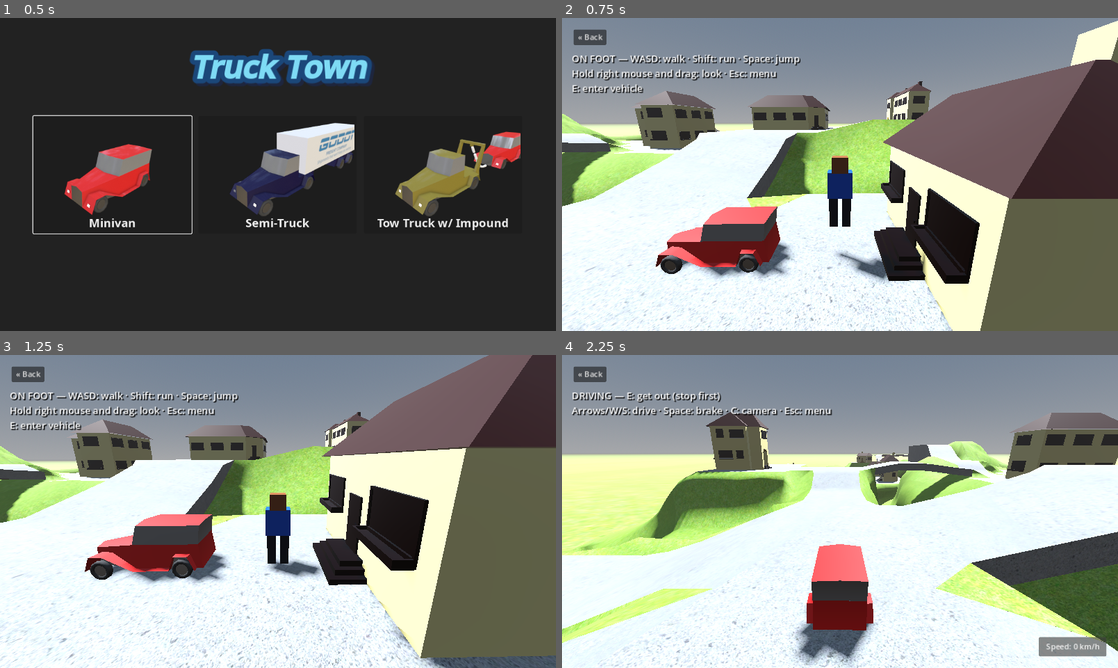
Above: before the commit, frames 1-4 (two rows, left to right).
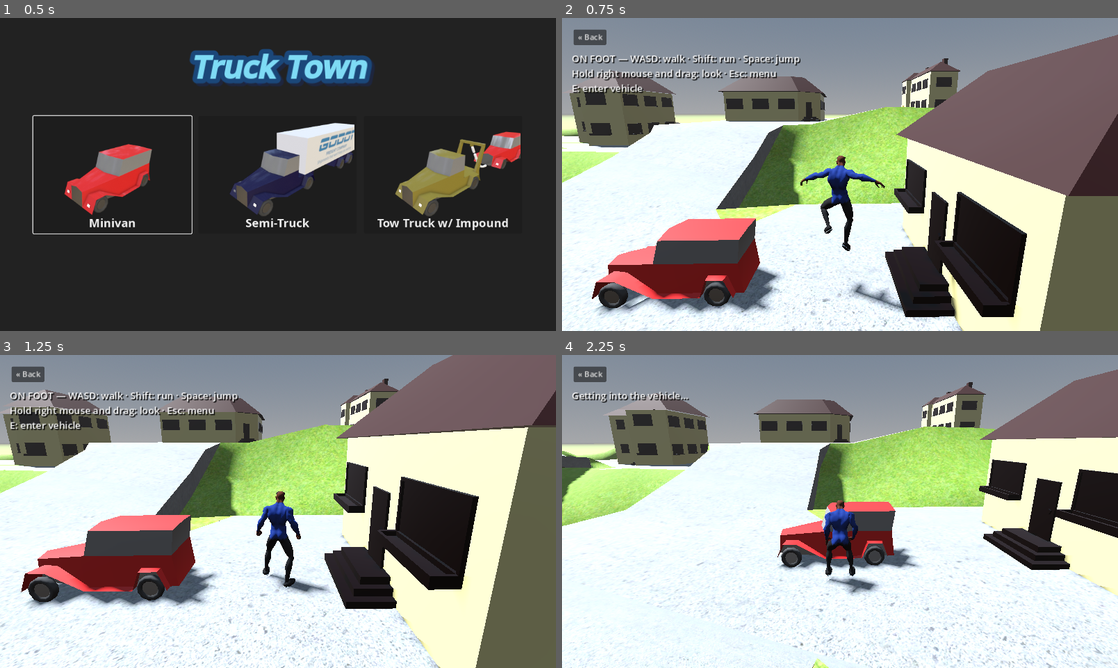
Above: after the commit, the same moments.

Repository: cyberokasha-dev/Nottingham-city
Game: Godot game, scene res://car_select/car_select.tscn
The game is run twice, just before and just after one commit, with the same random seed, the same clock (stepped at 60 frames per second) and the same inputs.
Inputs (mouse positions are in pixels of both pictures, inside the frame that each line leads up to):
- Up to frame 1 (0.5 s): no input
- Up to frame 2 (0.75 s): click (673, 174) at 0.5 s
- Up to frame 3 (1.25 s): no input
- Up to frame 4 (2.25 s): move the mouse to (962, 495) at 1.27 s; hold D (turn_right) 1.28-2 s; hold Space (jump) 1.28-2 s; tap E (interact) at 1.35 s; click (962, 495) at 1.42 s; click (1073, 646) at 2 s, where only the run before the commit has a clickable "Speed: 0.1 m/s"

Frame 1 is identical in both runs. In frame 2, 43% of the frame differs, in the area x 0-100%, y 0-100%; in frame 3, 45%; in frame 4, 55%, in the area x 0-100%, y 4-100%.

Commit message:
Replace box character with animated human, hands and smooth vehicle transitions

Diff:
--- a/player/player.gd
+++ b/player/player.gd
@@ -1,12 +1,13 @@
 extends CharacterBody3D
 
-const WALK_SPEED := 4.0
-const RUN_SPEED := 7.0
+const WALK_SPEED := 2.4
+const RUN_SPEED := 5.5
 const INTERACT_DISTANCE := 4.0
 const EXIT_SPEED := 1.0
 
 var vehicle: VehicleBody3D
 var driving := false
+var transitioning := false
 var camera: Camera3D
 var pivot: Node3D
 var visual: Node3D
@@ -16,8 +17,11 @@
 var pitch := -0.25
 var message := ""
 var message_time := 0.0
-var walk_time := 0.0
-var legs: Array[Node3D] = []
+var animator: AnimationPlayer
+var current_clip := ""
+var was_grounded := false
+var landing_time := 0.0
+var camera_blend: Camera3D
 
 func _ready() -> void:
 	for action in {"walk_forward": KEY_W, "walk_back": KEY_S, "walk_left": KEY_A, "walk_right": KEY_D, "sprint": KEY_SHIFT, "jump": KEY_SPACE, "interact": KEY_E}:
@@ -35,14 +39,14 @@
 	add_child(collider)
 	visual = Node3D.new()
 	add_child(visual)
-	_add_mesh(visual, Vector3(0, 1.15, 0), Vector3(0.6, 0.65, 0.35), Color(0.1, 0.35, 0.8))
-	_add_mesh(visual, Vector3(0, 1.65, 0), Vector3(0.38, 0.38, 0.38), Color(0.55, 0.32, 0.18))
-	for x in [-0.16, 0.16]:
-		var leg := Node3D.new()
-		leg.position = Vector3(x, 0.85, 0)
-		visual.add_child(leg)
-		_add_mesh(leg, Vector3(0, -0.4, 0), Vector3(0.22, 0.8, 0.25), Color(0.08, 0.1, 0.15))
-		legs.append(leg)
+	var model := preload("res://player/models/human.glb").instantiate()
+	# glTF character faces +Z; movement and the chase camera use -Z.
+	model.rotation.y = PI
+	visual.add_child(model)
+	animator = model.get_node("AnimationPlayer")
+	for clip in ["idle", "walk", "run", "jump_air", "seated"]:
+		animator.get_animation(clip).loop_mode = Animation.LOOP_LINEAR
+	_play_clip("idle")
 	pivot = Node3D.new()
 	pivot.position.y = 1.4
 	add_child(pivot)
@@ -53,8 +57,13 @@
 	pivot.add_child(arm)
 	camera = Camera3D.new()
 	camera.near = 0.1
+	camera.fov = 60.0
 	arm.add_child(camera)
 	camera.make_current()
+	camera_blend = Camera3D.new()
+	camera_blend.set_as_top_level(true)
+	camera_blend.near = 0.1
+	add_child(camera_blend)
 	var hud := CanvasLayer.new()
 	add_child(hud)
 	prompt = Label.new()
@@ -67,49 +76,67 @@
 	vehicle.set_driver_active(false)
 	global_position = vehicle.global_position + Vector3(3, 1, 0)
 
-func _add_mesh(parent: Node3D, pos: Vector3, size: Vector3, color: Color) -> void:
-	var mesh := MeshInstance3D.new()
-	var box := BoxMesh.new()
-	box.size = size
-	mesh.mesh = box
-	mesh.position = pos
-	var material := StandardMaterial3D.new()
-	material.albedo_color = color
-	mesh.material_override = material
-	parent.add_child(mesh)
+func _play_clip(clip: String, blend := 0.16) -> void:
+	if current_clip != clip:
+		current_clip = clip
+		animator.speed_scale = 1.0
+		animator.play(clip, blend)
 
 func _unhandled_input(event: InputEvent) -> void:
-	if not driving and event is InputEventMouseMotion and Input.is_mouse_button_pressed(MOUSE_BUTTON_RIGHT):
+	if not driving and not transitioning and event is InputEventMouseMotion and Input.is_mouse_button_pressed(MOUSE_BUTTON_RIGHT):
 		yaw -= event.relative.x * 0.005
 		pitch = clampf(pitch - event.relative.y * 0.005, -1.0, 0.3)
 
 func _physics_process(delta: float) -> void:
 	message_time = maxf(0.0, message_time - delta)
+	if transitioning:
+		prompt.text = "Getting into the vehicle…" if not driving else "Getting out…"
+		return
 	if Input.is_action_just_pressed("interact"):
 		if driving:
 			try_exit()
 		else:
 			try_enter()
+	if transitioning:
+		return
 	if driving:
 		global_position = vehicle.global_position
 		prompt.text = "DRIVING — E: get out (stop first)\nArrows/W/S: drive · Space: brake · C: camera · Esc: menu"
 	else:
-		pivot.rotation = Vector3(pitch, yaw, 0)
+		pivot.rotation.x = lerpf(pivot.rotation.x, pitch, 1.0 - exp(-12.0 * delta))
+		pivot.rotation.y = lerp_angle(pivot.rotation.y, yaw, 1.0 - exp(-12.0 * delta))
 		var input := Input.get_vector("walk_left", "walk_right", "walk_forward", "walk_back")
 		var direction := Basis(Vector3.UP, yaw) * Vector3(input.x, 0, input.y)
 		var speed := RUN_SPEED if Input.is_action_pressed("sprint") else WALK_SPEED
-		velocity.x = direction.x * speed
-		velocity.z = direction.z * speed
+		velocity.x = move_toward(velocity.x, direction.x * speed, 16.0 * delta)
+		velocity.z = move_toward(velocity.z, direction.z * speed, 16.0 * delta)
+		var jumped := false
 		if not is_on_floor():
 			velocity.y -= 20.0 * delta
 		elif Input.is_action_just_pressed("jump"):
 			velocity.y = 6.0
+			jumped = true
 		move_and_slide()
+		landing_time = maxf(landing_time - delta, 0.0)
+		if is_on_floor() and not was_grounded:
+			landing_time = 0.2
+		was_grounded = is_on_floor()
 		if direction.length_squared() > 0.01:
 			visual.rotation.y = lerp_angle(visual.rotation.y, atan2(-direction.x, -direction.z), 12.0 * delta)
-			walk_time += delta * speed * 2.0
-		for i in range(legs.size()):
-			legs[i].rotation.x = sin(walk_time + i * PI) * 0.5 if direction.length_squared() > 0.01 else 0.0
+		var horizontal_speed := Vector2(velocity.x, velocity.z).length()
+		if jumped:
+			_play_clip("jump_start", 0.08)
+		elif not is_on_floor():
+			if current_clip != "jump_start" or animator.current_animation_position > 0.18:
+				_play_clip("jump_air", 0.12)
+		elif landing_time > 0.0:
+			_play_clip("land", 0.08)
+		elif horizontal_speed > 0.15:
+			var running := horizontal_speed > WALK_SPEED + 0.3
+			_play_clip("run" if running else "walk")
+			animator.speed_scale = clampf(horizontal_speed / (RUN_SPEED if running else WALK_SPEED), 0.65, 1.2)
+		else:
+			_play_clip("idle")
 		prompt.text = "ON FOOT — WASD: walk · Shift: run · Space: jump\nHold right mouse and drag: look · Esc: menu"
 		if global_position.distance_to(vehicle.global_position) <= INTERACT_DISTANCE:
 			prompt.text += "\nE: enter vehicle"
@@ -120,26 +147,27 @@
 		prompt.text += "\n" + message
 
 func try_enter() -> bool:
+	if transitioning or driving:
+		return false
 	if global_position.distance_to(vehicle.global_position) > INTERACT_DISTANCE:
 		return false
 	if vehicle.linear_velocity.length() > EXIT_SPEED:
 		_notify("Wait for the vehicle to stop.")
 		return false
-	driving = true
-	velocity = Vector3.ZERO
-	collider.disabled = true
-	visual.hide()
-	vehicle.set_driver_active(true)
-	vehicle.get_node("CameraBase/Camera3D").make_current()
-	get_parent().get_node("Spedometer").show()
+	var side := _clear_side_position()
+	if side.is_empty():
+		_notify("Move to an open side of the vehicle.")
+		return false
+	transitioning = true
+	_begin_enter(side.position)
 	return true
 
-func try_exit() -> bool:
-	if vehicle.linear_velocity.length() > EXIT_SPEED:
-		_notify("Stop the vehicle before getting out.")
-		return false
+func _clear_side_position() -> Dictionary:
 	# Check both sides; require ground and enough room for the whole character.
-	for side in [1.0, -1.0]:
+	var nearest := signf((global_position - vehicle.global_position).dot(vehicle.global_basis.x))
+	if is_zero_approx(nearest):
+		nearest = 1.0
+	for side in [nearest, -nearest]:
 		var candidate: Vector3 = vehicle.global_position + vehicle.global_basis.x.normalized() * side * 2.5
 		var ray := PhysicsRayQueryParameters3D.create(candidate + Vector3.UP * 3, candidate + Vector3.DOWN * 5)
 		ray.exclude = [vehicle.get_rid(), get_rid()]
@@ -153,17 +181,78 @@
 		query.exclude = [get_rid()]
 		if not get_world_3d().direct_space_state.intersect_shape(query).is_empty():
 			continue
-		driving = false
-		vehicle.park()
-		global_position = feet
-		velocity = Vector3.ZERO
-		collider.disabled = false
-		visual.show()
-		camera.make_current()
-		get_parent().get_node("Spedometer").hide()
-		return true
-	_notify("No safe space beside the vehicle. Move to an open road.")
-	return false
+		return {"position": feet}
+	return {}
+
+func _begin_enter(door_position: Vector3) -> void:
+	velocity = Vector3.ZERO
+	vehicle.park()
+	collider.disabled = true
+	_play_clip("walk", 0.12)
+	var toward := vehicle.global_position - door_position
+	var facing := atan2(-toward.x, -toward.z)
+	var approach := create_tween().set_process_mode(Tween.TWEEN_PROCESS_PHYSICS).set_parallel(true)
+	approach.set_trans(Tween.TRANS_SINE).set_ease(Tween.EASE_IN_OUT)
+	approach.tween_property(self, "global_position", door_position, 0.35)
+	approach.tween_property(visual, "rotation:y", visual.rotation.y + wrapf(facing - visual.rotation.y, -PI, PI), 0.35)
+	await approach.finished
+	_play_clip("enter", 0.12)
+	var target: Vector3 = door_position.lerp(vehicle.global_position, 0.42)
+	target.y = door_position.y
+	var sit := create_tween().set_process_mode(Tween.TWEEN_PROCESS_PHYSICS).set_trans(Tween.TRANS_SINE).set_ease(Tween.EASE_IN_OUT)
+	sit.tween_property(self, "global_position", target, 0.55)
+	await sit.finished
+	visual.hide()
+	_play_clip("seated")
+	await _blend_camera(vehicle.get_node("CameraBase/Camera3D"))
+	driving = true
+	vehicle.set_driver_active(true)
+	get_parent().get_node("Spedometer").show()
+	transitioning = false
+
+func try_exit() -> bool:
+	if transitioning or not driving:
+		return false
+	if vehicle.linear_velocity.length() > EXIT_SPEED:
+		_notify("Stop the vehicle before getting out.")
+		return false
+	var side := _clear_side_position()
+	if side.is_empty():
+		_notify("No safe space beside the vehicle. Move to an open road.")
+		return false
+	transitioning = true
+	_begin_exit(side.position)
+	return true
+
+func _begin_exit(feet: Vector3) -> void:
+	vehicle.park()
+	global_position = feet
+	velocity = Vector3.ZERO
+	visual.show()
+	var outward := feet - vehicle.global_position
+	visual.rotation.y = atan2(-outward.x, -outward.z)
+	_play_clip("exit", 0.08)
+	await _blend_camera(camera)
+	await get_tree().create_timer(0.35, false, true).timeout
+	collider.disabled = false
+	driving = false
+	was_grounded = true
+	landing_time = 0.0
+	_play_clip("idle")
+	get_parent().get_node("Spedometer").hide()
+	transitioning = false
+
+func _blend_camera(target: Camera3D) -> void:
+	var previous := get_viewport().get_camera_3d()
+	camera_blend.global_transform = previous.global_transform
+	camera_blend.fov = previous.fov
+	camera_blend.make_current()
+	var blend := create_tween().set_process_mode(Tween.TWEEN_PROCESS_PHYSICS).set_parallel(true)
+	blend.set_trans(Tween.TRANS_SINE).set_ease(Tween.EASE_IN_OUT)
+	blend.tween_property(camera_blend, "global_transform", target.global_transform, 0.3)
+	blend.tween_property(camera_blend, "fov", target.fov, 0.3)
+	await blend.finished
+	target.make_current()
 
 func _notify(text: String) -> void:
 	message = text
--- a/tests/smoke.gd
+++ b/tests/smoke.gd
@@ -21,10 +21,16 @@
             return
         if not check(player.is_on_floor(), "Character settles on town ground: " + choice):
             return
+        var skeleton = player.visual.find_child("Skeleton3D", true, false)
+        if not check(skeleton.get_bone_count() >= 65 and skeleton.find_bone("hand_l") >= 0 and skeleton.find_bone("index_03_r") >= 0, "Human has articulated hands and fingers"):
+            return
+        for clip in ["idle", "walk", "run", "jump_start", "jump_air", "land", "enter", "exit"]:
+            if not check(player.animator.has_animation(clip), "Imported motion: " + clip):
+                return
         var before = player.global_position
         Input.action_press("walk_forward")
         Input.action_press("accelerate")
-        for i in range(20):
+        for i in range(35):
             await physics_frame
         Input.action_release("walk_forward")
         Input.action_release("accelerate")
@@ -44,6 +50,14 @@
         player.global_position = vehicle.global_position + Vector3(2, 0, 0)
         if not check(player.try_enter(), "Enter nearby car"):
             return
+        if not check(not player.try_enter() and not player.try_exit(), "Repeated interaction is ignored during entry"):
+            return
+        if not check(player.transitioning and not vehicle.driver_active, "Entry locks controls before seating"):
+            return
+        for i in range(300):
+            await physics_frame
+            if not player.transitioning:
+                break
         if not check(player.driving and player.collider.disabled and not player.visual.visible and vehicle.driver_active, "Driving state owns controls"):
             return
         Input.action_press("accelerate")
@@ -60,6 +74,10 @@
         Input.action_release("jump")
         if not check(player.try_exit(), "Exit safely beside stopped car"):
             return
+        for i in range(180):
+            await physics_frame
+            if not player.transitioning:
+                break
         if not check(not player.driving and not player.collider.disabled and player.visual.visible and player.camera.current and not vehicle.driver_active, "Exit restores walking and parks car"):
             return
         for i in range(30):
@@ -67,6 +85,12 @@
         if not check(player.is_on_floor(), "Exit places character on ground"):
             return
         if not check(player.try_enter(), "Re-enter car after exit"):
+            return
+        for i in range(300):
+            await physics_frame
+            if not player.transitioning:
+                break
+        if not check(player.driving and not player.transitioning, "Re-entry finishes and restores driving"):
             return
         for audio in menu.town.find_children("*", "AudioStreamPlayer3D", true, false):
             audio.stop()
Not shown, changed: export_presets.cfg
Not shown, added: player/models/ANIMATION-LICENSE.txt
Not shown, added: player/models/QUATERNIUS-LICENSE.txt
Binary file added: player/models/human.glb
Not shown, added: player/models/human.glb.import
Binary file added: screenshots/human-preview.png
Not shown, changed: .github/workflows/web.yml
Not shown, changed: README.md
Not shown, added: player/models/SOURCES.md
Not shown, added: tools/prepare_human.py
